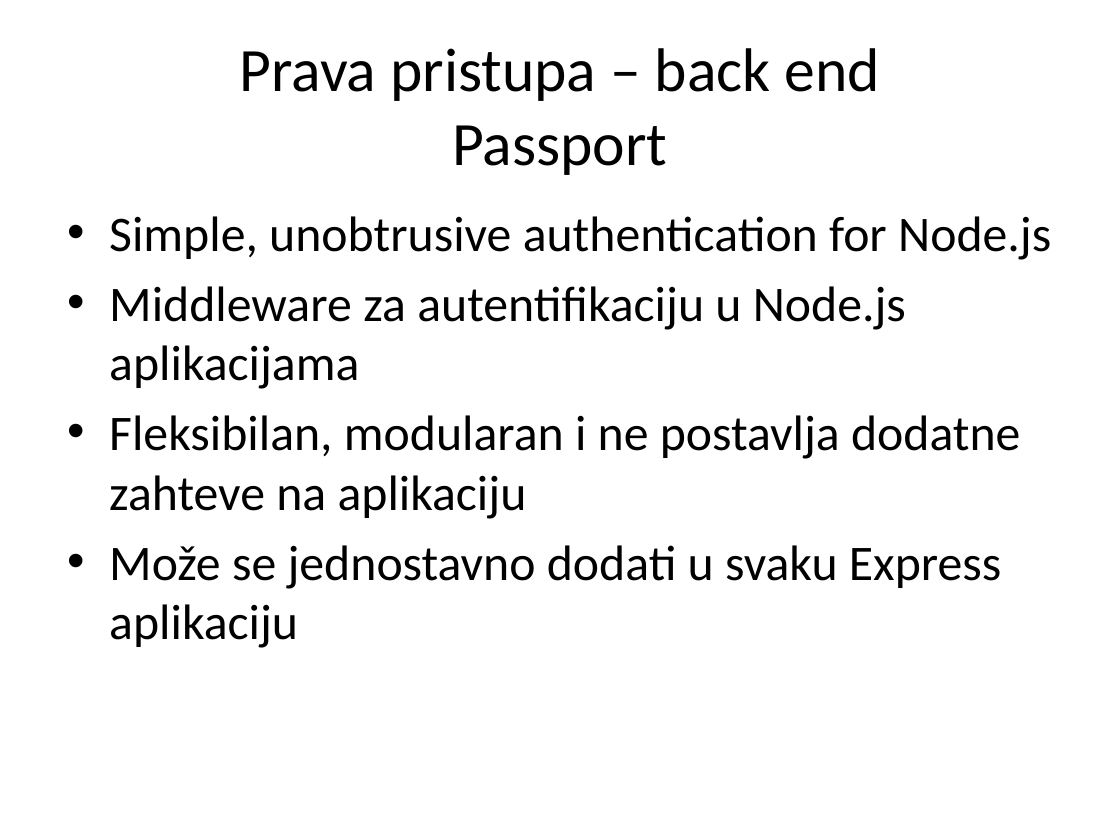
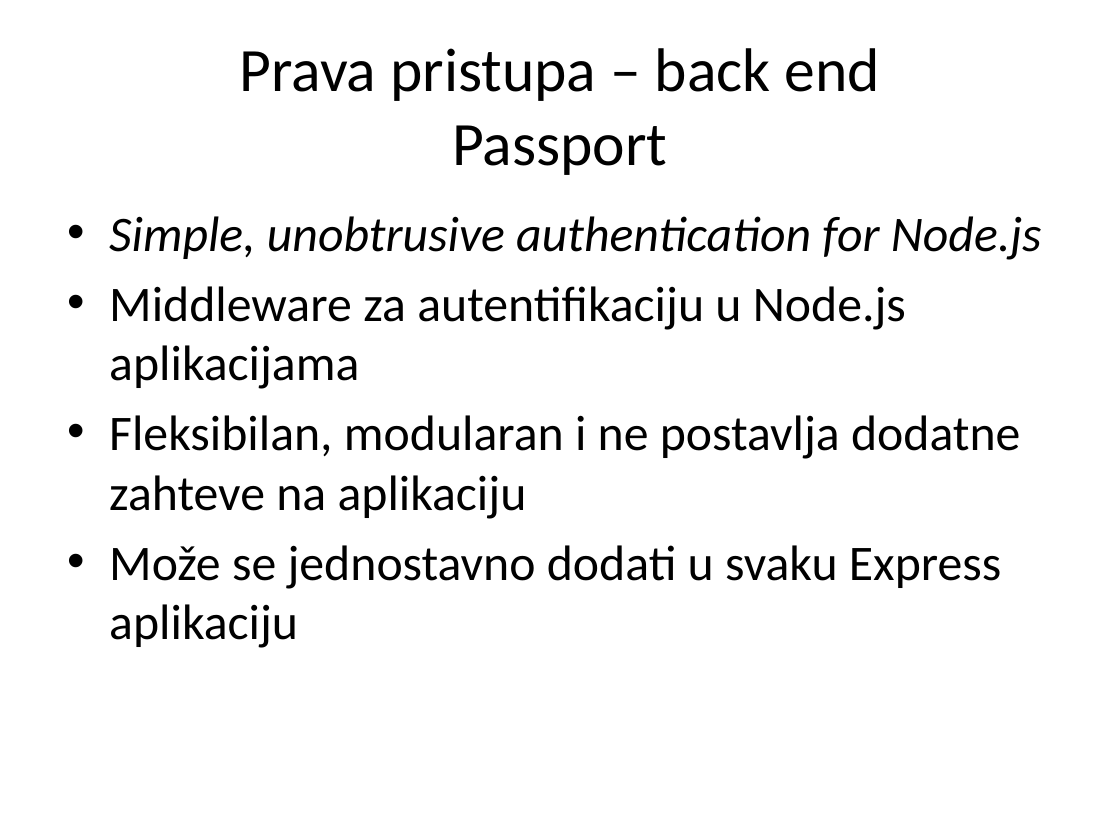
Before and after one commit to XWS2016/AngularJS, a slide deck: slide 15 of 06_PravaPristupa/06 PravaPristupa.pptx. Drawn at 1120x840 pixels with LibreOffice and Linux fonts; fonts in the diff are those of the drawing. Boxes give left, top, right and bottom in pixels: in the first picture for what was removed or moved away, otherwise in the second. Text is boxed around its words. In the diff, an @@ line names an element or a change of style, - is before the commit and + after.

```diff
--- a/06_PravaPristupa/06 PravaPristupa.pptx
+++ b/06_PravaPristupa/06 PravaPristupa.pptx
@@ text at [109,216,1042,260]: italic on in "Simple, unobtrusive authentication for Node.js" @@
```
Also in this commit, not shown: 5 other slides changed, 30 other files.
